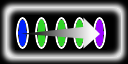
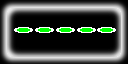
Before/after of a (128, 64) layered artwork. What changed in the layer stack:
painted on "Nouveau calque" over [14, 17, 116, 49]
painted on "Arrière-plan" over [15, 15, 107, 50]
